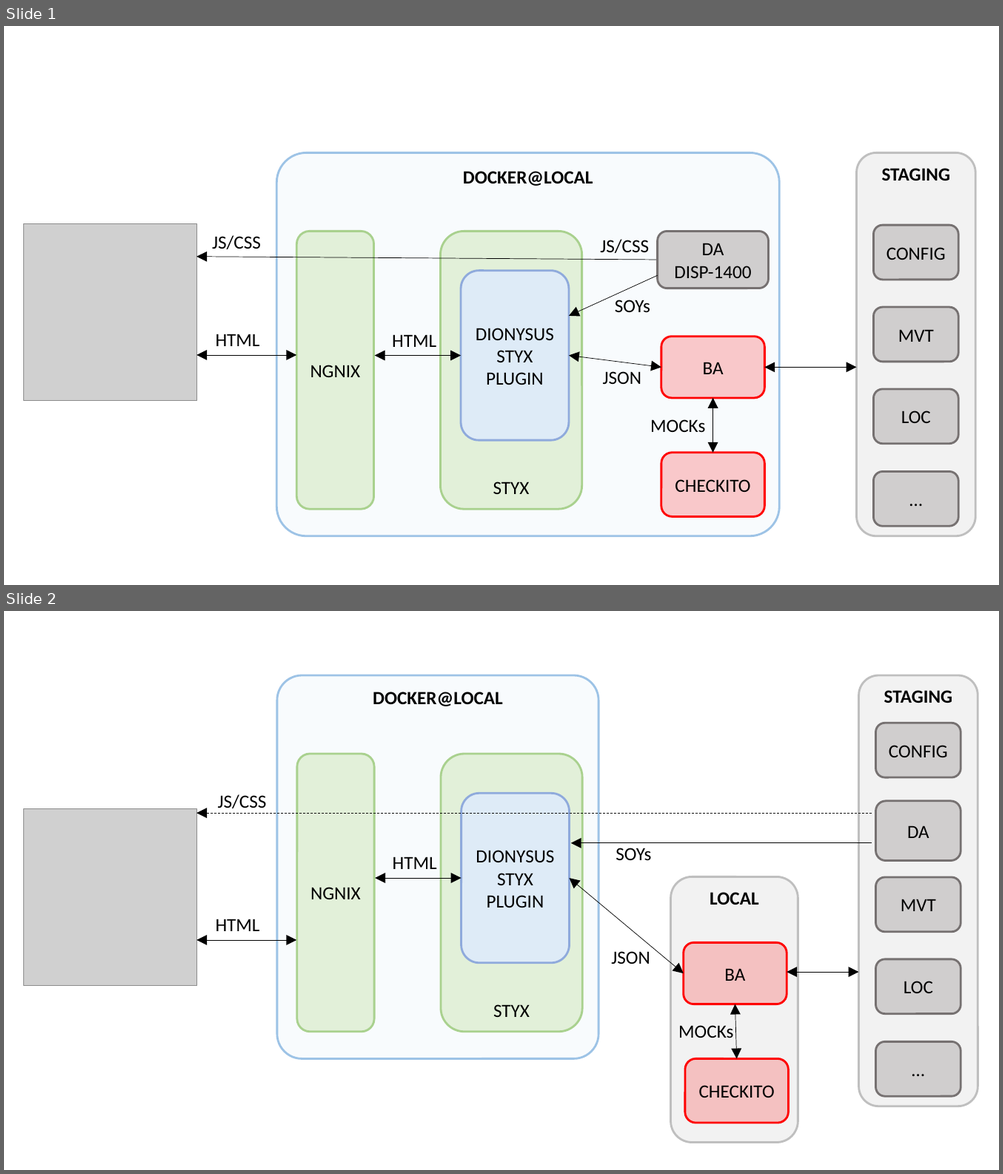
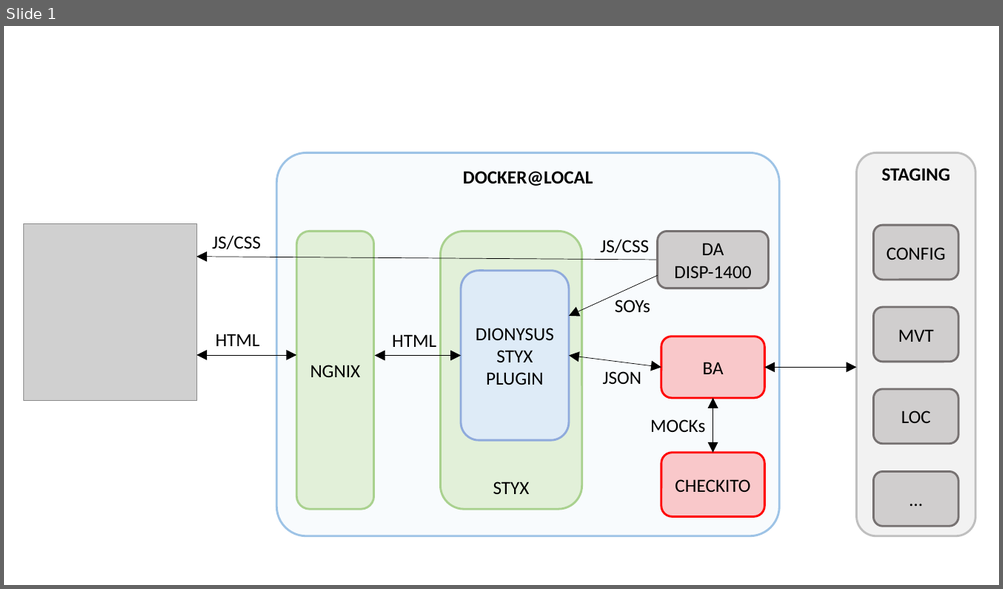
Before and after one commit to gfruci/checkouttools, a slide deck: local_environment/assets/local_env_arch.pptx. Shown one above the other, each under a label of ours: slides 1 and 2 before the commit, slide 1 after it. The pictures are 1003x1174 and 1003x589 pixels, drawn with LibreOffice and Linux fonts; fonts in the diff are those of the drawing; grey boxes stand for pictures. Boxes give left, top, right and bottom in pixels: in the first picture for what was removed or moved away, otherwise in the second. Text is boxed around its words. In the diff, an @@ line names an element or a change of style, - is before the commit and + after.

```diff
--- a/local_environment/assets/local_env_arch.pptx
+++ b/local_environment/assets/local_env_arch.pptx
@@ slide 2 removed at <box>4,611,999,1170</box>, background #FFFFFF @@
@@ rounded rectangle removed at <box>277,675,599,1059</box> @@
-DOCKER@LOCAL
@@ rounded rectangle removed at <box>858,675,977,1106</box> @@
-STAGING
@@ rounded rectangle removed at <box>876,723,961,777</box> @@
-CONFIG
@@ rounded rectangle removed at <box>297,754,374,1032</box> @@
-NGNIX
@@ rounded rectangle removed at <box>441,754,582,1032</box> @@
-STYX
@@ picture removed at <box>23,809,196,985</box> @@
@@ text removed at <box>218,795,267,809</box> @@
-JS/CSS
@@ rounded rectangle removed at <box>461,793,569,963</box> @@
-DIONYSUSSTYX PLUGIN
@@ rounded rectangle removed at <box>876,801,961,861</box> @@
-DA
@@ arrow removed from (872, 813) to (196, 813) @@
@@ arrow removed from (872, 843) to (571, 843) @@
@@ text removed at <box>615,848,651,861</box> @@
-SOYs
@@ text removed at <box>392,857,437,869</box> @@
-HTML
@@ double arrow removed from (461, 878) to (375, 878) @@
@@ double arrow removed from (569, 878) to (683, 974) @@
@@ rounded rectangle removed at <box>670,877,797,1143</box> @@
-LOCAL
@@ rounded rectangle removed at <box>876,877,961,932</box> @@
-MVT
@@ text removed at <box>216,919,260,931</box> @@
-HTML
@@ double arrow removed from (296, 940) to (196, 940) @@
@@ rounded rectangle removed at <box>683,943,786,1005</box> @@
-BA
@@ text removed at <box>611,951,649,964</box> @@
-JSON
@@ rounded rectangle removed at <box>876,960,961,1014</box> @@
-LOC
@@ double arrow removed from (787, 972) to (858, 972) @@
@@ double arrow removed from (735, 1004) to (737, 1059) @@
@@ text removed at <box>678,1025,733,1038</box> @@
-MOCKs
@@ rounded rectangle removed at <box>876,1042,961,1096</box> @@
-…
@@ rounded rectangle removed at <box>686,1059,788,1124</box> @@
-CHECKITO
```
Also in this commit, not shown: 1 other file.
